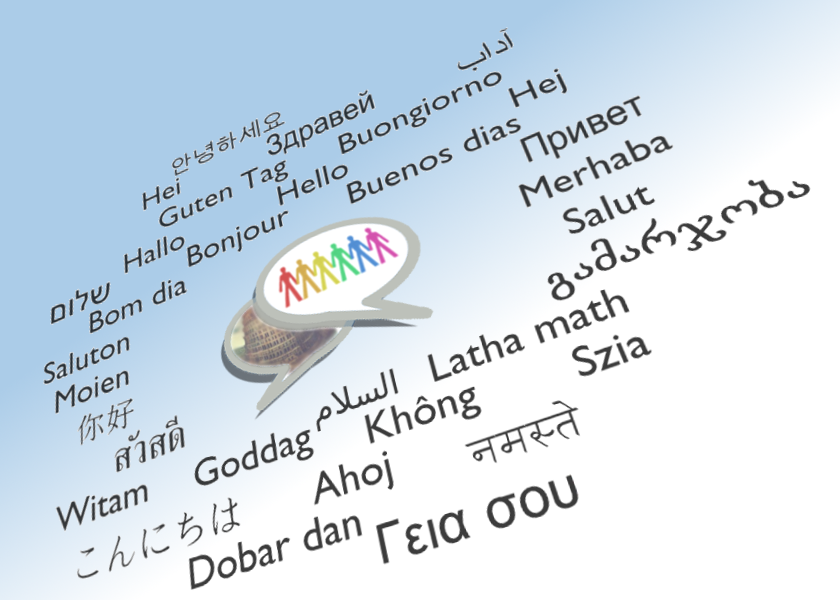
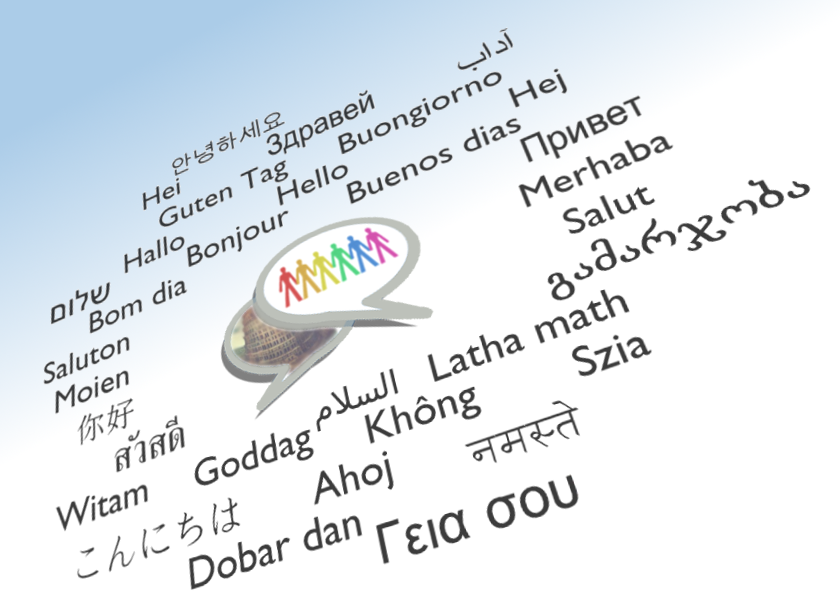
Before/after of a 840 x 600 layered artwork. What changed in the layer stack:
painted on "Layer" over [0, 0, 840, 600]
